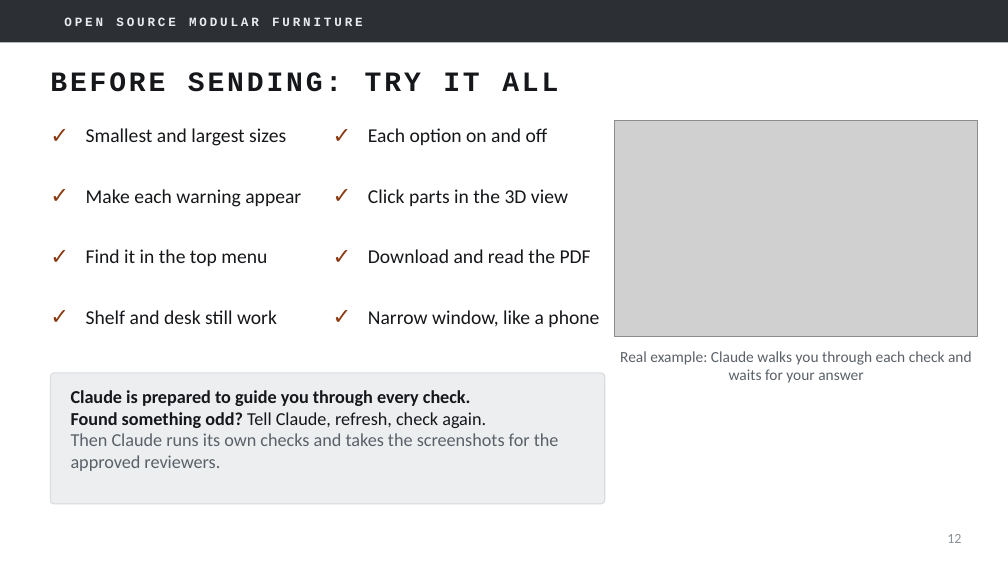
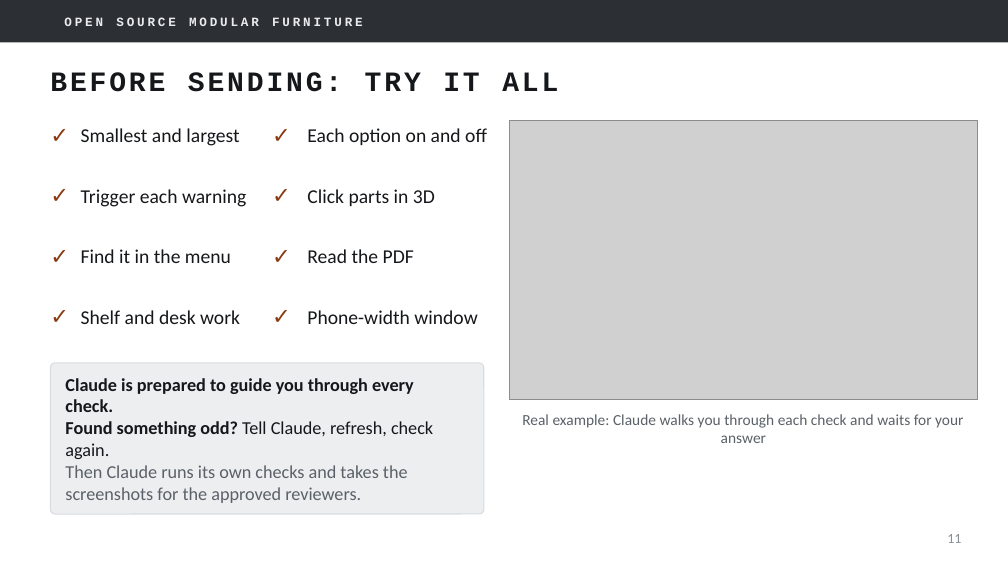
Before and after one commit to mfprado/acrylic-furniture, a slide deck: slide 11 of docs/contributing-guide.pptx (slide 12 before the commit). Drawn at 1008x567 pixels with LibreOffice and Linux fonts; fonts in the diff are those of the drawing; grey boxes stand for pictures; background and template pictures are left out. Boxes give left, top, right and bottom in pixels: in the first picture for what was removed or moved away, otherwise in the second. Text is boxed around its words. In the diff, an @@ line names an element or a change of style, - is before the commit and + after.

```diff
--- a/docs/contributing-guide.pptx
+++ b/docs/contributing-guide.pptx
@@ text at box(81, 128, 239, 146): text changed @@
-Smallest and largest sizes
+Smallest and largest
@@ text "Each option on and off": place and size @@
-text "Each option on and off" at box(368, 128, 548, 145)
+text "Each option on and off" at box(307, 128, 487, 145)
@@ picture: place and size @@
-picture at box(615, 121, 978, 337)
+picture at box(509, 121, 978, 400)
@@ text at box(81, 189, 246, 207): text changed @@
-Make each warning appear
+Trigger each warning
@@ text at box(307, 189, 435, 206): text changed @@
-Click parts in the 3D view
+Click parts in 3D
@@ text at box(81, 249, 231, 263): text changed @@
-Find it in the top menu
+Find it in the menu
@@ text at box(307, 249, 414, 263): text changed @@
-Download and read the PDF
+Read the PDF
@@ text at box(81, 310, 240, 324): text changed @@
-Shelf and desk still work
+Shelf and desk work
@@ 4 texts: place and size @@
-4 texts at box(333, 121, 363, 343)
+4 texts at box(272, 121, 302, 343)
@@ text at box(307, 310, 477, 324): text changed @@
-Narrow window, like a phone
+Phone-width window
@@ rounded rectangle: place and size @@
-rounded rectangle at box(50, 373, 605, 504)
+rounded rectangle at box(50, 363, 484, 514)
@@ text "Claude is prepared to guide ..." rewrapped from box(71, 390, 559, 471) to box(65, 378, 433, 503) @@
@@ text "Real example: Claude walks you ..." rewrapped from box(620, 351, 972, 383) to box(522, 414, 963, 443) @@
@@ page number at box(947, 534, 961, 543): text changed @@
-12
+11
```
Also in this commit, not shown: 4 other slides changed, 1 slide removed.
